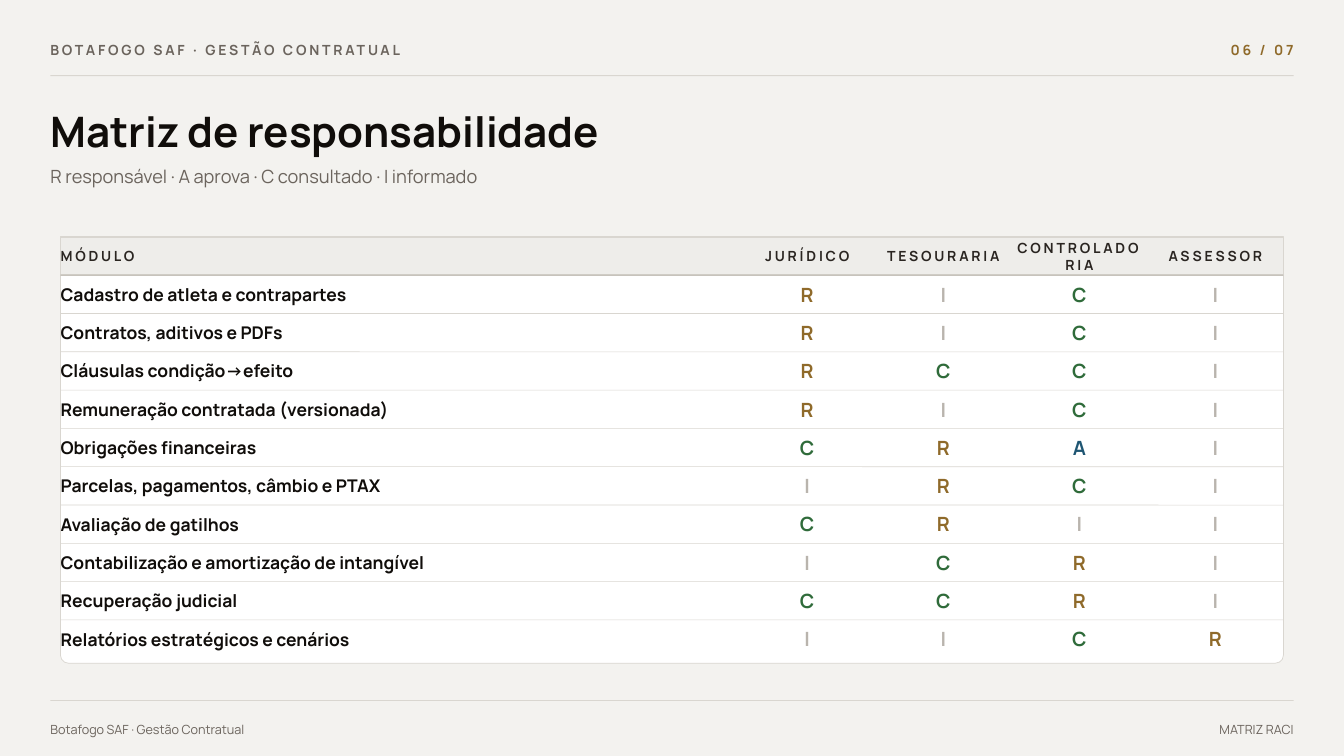
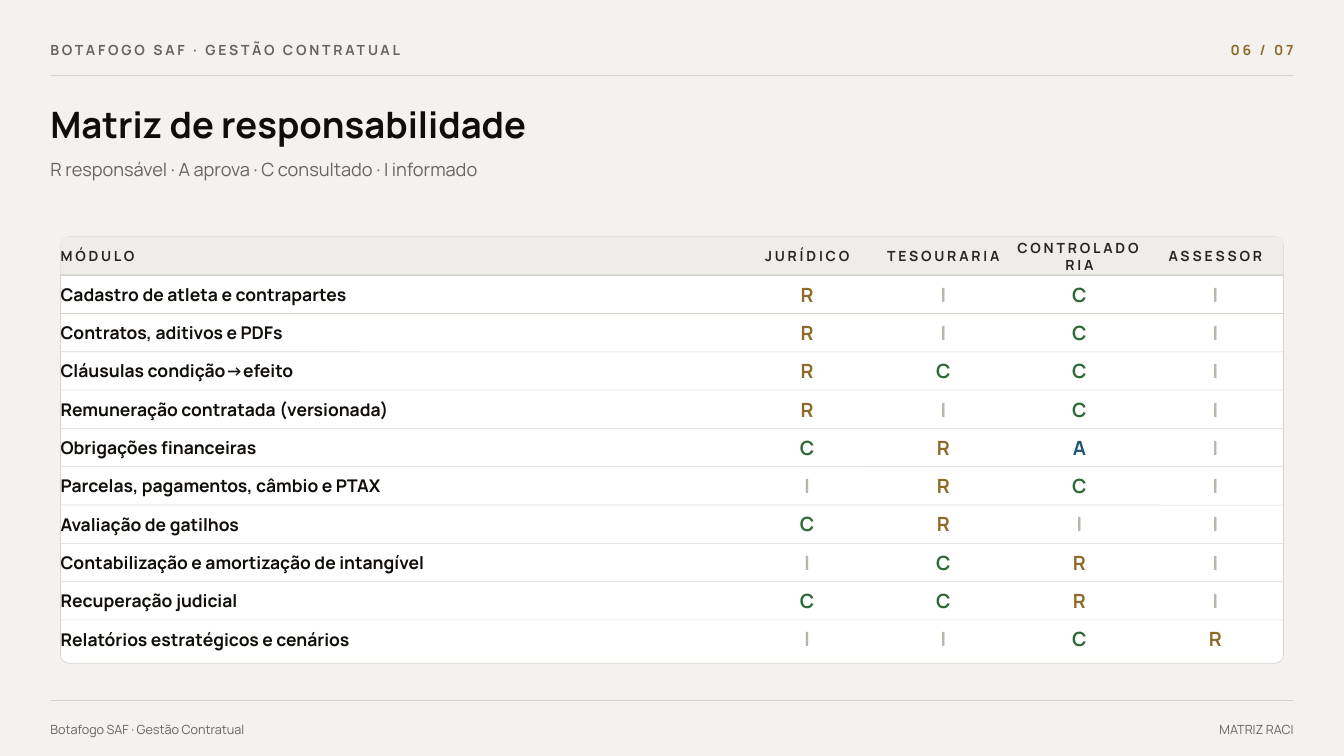
Before and after one commit to thiagoalmeidasafbfr/Glorioso-Contract, a slide deck: slide 6 of fluxo-input-glorioso.pptx. Drawn at 1344x756 pixels with LibreOffice and Linux fonts; fonts in the diff are those of the drawing. Boxes give left, top, right and bottom in pixels: in the first picture for what was removed or moved away, otherwise in the second. Text is boxed around its words. In the diff, an @@ line names an element or a change of style, - is before the commit and + after.

```diff
--- a/fluxo-input-glorioso.pptx
+++ b/fluxo-input-glorioso.pptx
@@ text "Matriz de responsabilidade" at (x1=50, y1=111, x2=526, y2=147): size 30 to 26 pt @@
@@ text "R responsável · A aprova ..." moved from (x1=50, y1=169, x2=477, y2=188) to (x1=50, y1=162, x2=477, y2=181) @@
@@ rectangle at (x1=60, y1=237, x2=1284, y2=275): outline #D9D6D0 1 pt to none @@
```
Also in this commit, not shown: 5 other slides changed, 1 slide added, 1 slide removed, 1 other file.
